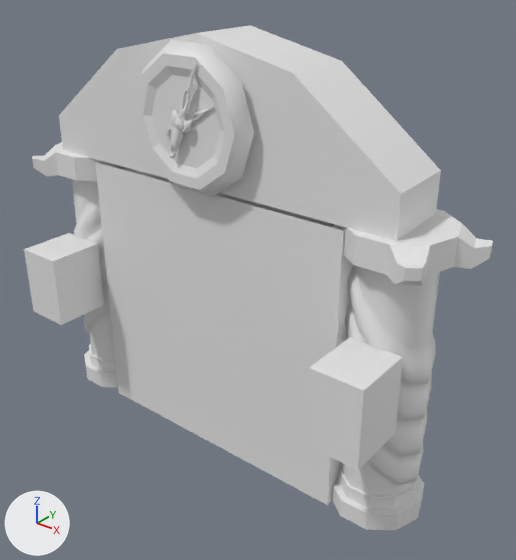
Renders of the FBX model StaticDerbyGit/Assets/ModelImports/Tunnel Gate_LOW.fbx from each side of a commit.
Both versions are drawn from a 50 mm camera at (11.14, -12.27, 7.38) aimed at (0.94, 0.48, -0.53). Every picture has the same lights, and +X, +Y and +Z are marked at lower left. Where no turn or scale is listed for an object, it has been applied to the vertices. Vertices at the same position are counted once.

Before the edit, the objects in view are built like this:
```python
ob_clock_hand_low = bpy.data.objects.new('clock hand_LOW', me_mesh_001)
ob_clock_hand_low.location = (0.0, -1.08, 3.61)
ob_clock_low = bpy.data.objects.new('Clock_LOW', me_mesh_005)
ob_clock_low.location = (0.0, -0.45, 3.61)
ob_gate_door_low = bpy.data.objects.new('gate door_LOW', me_mesh_008)
ob_gate_door_low.location = (0.06, 0.42, -1.81)
ob_lamp_l_low = bpy.data.objects.new('lamp_l_LOW', me_mesh_003)
ob_lamp_l_low.location = (-4.77, -0.47, -1.53)
ob_lamp_r_low = bpy.data.objects.new('lamp_r_LOW', me_mesh_002)
ob_lamp_r_low.location = (4.91, -0.47, -1.53)
ob_mai_vom_low = bpy.data.objects.new('mai vom_LOW', me_mesh_007)
ob_mai_vom_low.location = (0.0, 0.42, 3.71)
ob_pole_1_low = bpy.data.objects.new('pole 1_LOW', me_mesh)
ob_pole_1_low.location = (-4.78, 0.44, -1.15)
ob_pole_1_low.rotation_euler = (3.142, 0.0, 0.0)  # degrees (180, 0, 0)
ob_pole_1_low.scale = (-0.0144, -0.0144, -0.0144)
ob_pole_2_low = bpy.data.objects.new('pole 2_LOW', me_mesh_006)
ob_pole_2_low.location = (4.78, 0.44, -1.15)
ob_pole_2_low.scale = (0.0144, 0.0144, 0.0144)
ob_small_clock_hand_low = bpy.data.objects.new('small clock hand_LOW', me_mesh_004)
ob_small_clock_hand_low.location = (0.19, -0.99, 3.69)
```
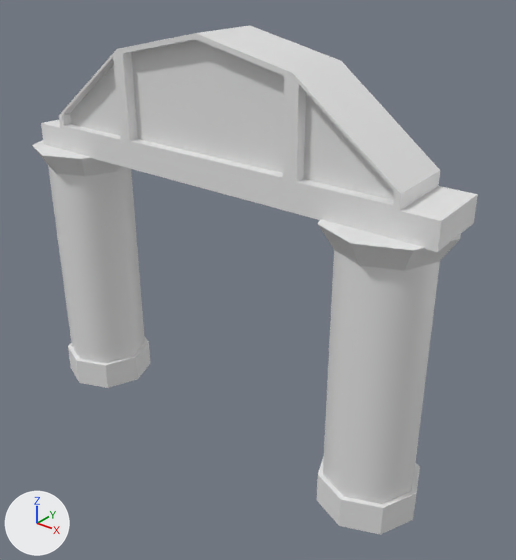
Patch to the scene script:
```diff
--- a/StaticDerbyGit/Assets/ModelImports/Tunnel Gate_LOW.fbx.py
+++ b/StaticDerbyGit/Assets/ModelImports/Tunnel Gate_LOW.fbx.py
@@ me_mesh_006 @@
 # used by ob_pole_2_low; location = (4.78, 0.44, -1.15); scale = (0.0144, 0.0144, 0.0144)
-me_mesh_006.from_pydata(...)  # 323 vertices, 302 faces; spans x -125.0..125.0, y -109.0..109.0, z -298.0..216.0
+me_mesh_006.from_pydata(...)  # 50 vertices, 48 faces; spans x -61.0..61.0, y -61.0..61.0, z -5.0..288.0
+# me_mesh_006 part 3: 323 vertices removed from x -125.0..125.0, y -109.0..109.0, z -298.0..216.0; 50 vertices added at x -61.0..61.0, y -61.0..61.0, z -5.0..288.0
@@ me_mesh_007 @@
 # used by ob_mai_vom_low; location = (0.0, 0.42, 3.71)
-me_mesh_007.from_pydata(...)  # 20 vertices, 18 faces; spans x -5.18..5.18, y -0.93..0.93, z -1.74..1.74
+me_mesh_007.from_pydata(...)  # 66 vertices, 64 faces; spans x -6.05..6.05, y -0.93..0.93, z -1.74..1.74
+# me_mesh_007 part 2: 5 vertices moved from x 0.01..5.11, y 0.93, z -1.73..1.74 to x 0.0..5.09, y 0.93, z -1.73..1.74; 3 vertices removed from x 5.11..5.18, y -0.93..0.93, z -1.74..-0.77; 49 vertices added at x -6.05..6.05, y -0.93..0.93, z -1.74..1.61
@@ me_mesh @@
 # used by ob_pole_1_low; location = (-4.78, 0.44, -1.15); rotation_euler = (3.142, 0.0, 0.0), in degrees (180, 0, 0); scale = (-0.0144, -0.0144, -0.0144)
-me_mesh.from_pydata(...)  # 323 vertices, 302 faces; spans x -125.0..125.0, y -109.0..109.0, z -298.0..216.0
+me_mesh.from_pydata(...)  # 50 vertices, 48 faces; spans x -61.0..61.0, y -61.0..61.0, z -5.0..288.0
+# me_mesh part 1: 323 vertices removed from x -125.0..125.0, y -109.0..109.0, z -298.0..216.0; 50 vertices added at x -61.0..61.0, y -61.0..61.0, z -5.0..288.0
@@ ob_gate_door_low @@
-ob_gate_door_low = bpy.data.objects.new('gate door_LOW', me_mesh_008)
-ob_gate_door_low.location = (0.06, 0.42, -1.81)
@@ ob_clock_hand_low @@
-ob_clock_hand_low = bpy.data.objects.new('clock hand_LOW', me_mesh_001)
-ob_clock_hand_low.location = (0.0, -1.08, 3.61)
@@ ob_lamp_r_low @@
-ob_lamp_r_low = bpy.data.objects.new('lamp_r_LOW', me_mesh_002)
-ob_lamp_r_low.location = (4.91, -0.47, -1.53)
@@ ob_small_clock_hand_low @@
-ob_small_clock_hand_low = bpy.data.objects.new('small clock hand_LOW', me_mesh_004)
-ob_small_clock_hand_low.location = (0.19, -0.99, 3.69)
@@ ob_pole_2_low @@
 ob_pole_2_low = bpy.data.objects.new('pole 2_LOW', me_mesh_006)
-ob_pole_2_low.location = (4.78, 0.44, -1.15)
-ob_pole_2_low.scale = (0.0144, 0.0144, 0.0144)
+ob_pole_2_low.location = (4.59, 0.32, -5.31)
+ob_pole_2_low.scale = (0.0254, 0.0254, 0.0254)
@@ ob_pole_1_low @@
 ob_pole_1_low = bpy.data.objects.new('pole 1_LOW', me_mesh)
-ob_pole_1_low.location = (-4.78, 0.44, -1.15)
-ob_pole_1_low.rotation_euler = (3.142, 0.0, 0.0)  # degrees (180, 0, 0)
-ob_pole_1_low.scale = (-0.0144, -0.0144, -0.0144)
+ob_pole_1_low.location = (-5.13, 0.32, -5.31)
+ob_pole_1_low.scale = (0.0254, 0.0254, 0.0254)
@@ ob_lamp_l_low @@
-ob_lamp_l_low = bpy.data.objects.new('lamp_l_LOW', me_mesh_003)
-ob_lamp_l_low.location = (-4.77, -0.47, -1.53)
@@ ob_clock_low @@
-ob_clock_low = bpy.data.objects.new('Clock_LOW', me_mesh_005)
-ob_clock_low.location = (0.0, -0.45, 3.61)
```

Changed parts and their boxes [x1, y1, x2, y2] in the pictures (516 x 560 px):
'gate door_LOW', deleted: before [95, 161, 354, 505]
'mai vom_LOW', reshaped (14% wider): before [59, 25, 441, 241]; after [41, 25, 478, 252]
'pole 2_LOW', reshaped, moved, rescaled (19% narrower): before [314, 209, 493, 531]; after [317, 219, 461, 535]
'pole 1_LOW', reshaped, moved, rescaled, turned: before [32, 142, 140, 387]; after [32, 140, 150, 388]
'Clock_LOW', deleted: before [135, 40, 254, 197]
'lamp_r_LOW', deleted: before [306, 338, 403, 470]
'lamp_l_LOW', deleted: before [24, 233, 104, 325]
'clock hand_LOW', deleted: before [169, 62, 196, 158]
'small clock hand_LOW', deleted: before [166, 106, 214, 135]
part 2 of me_mesh_007, built on: before [290, 65, 441, 241]; after [41, 33, 478, 252]
